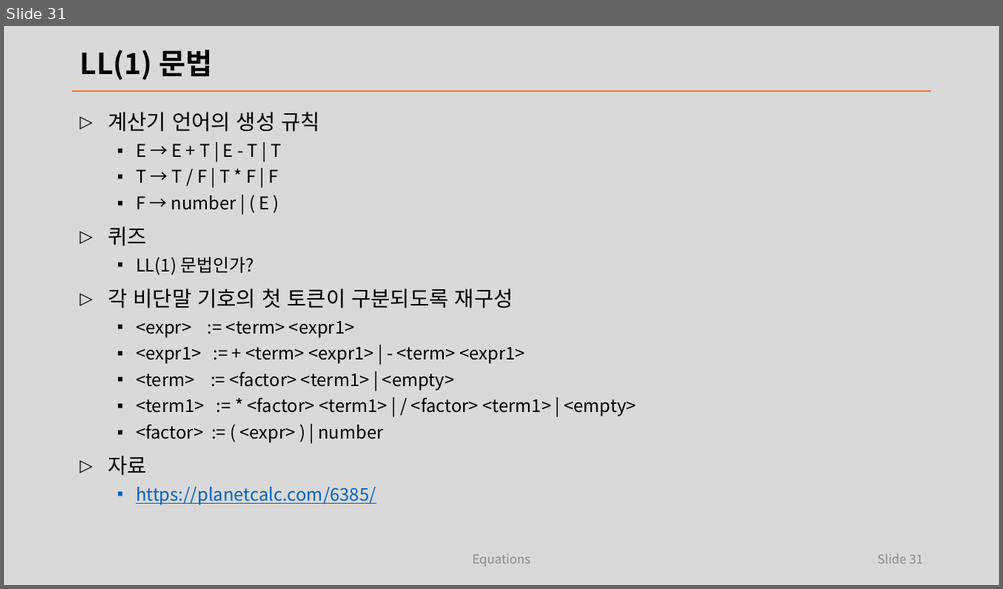
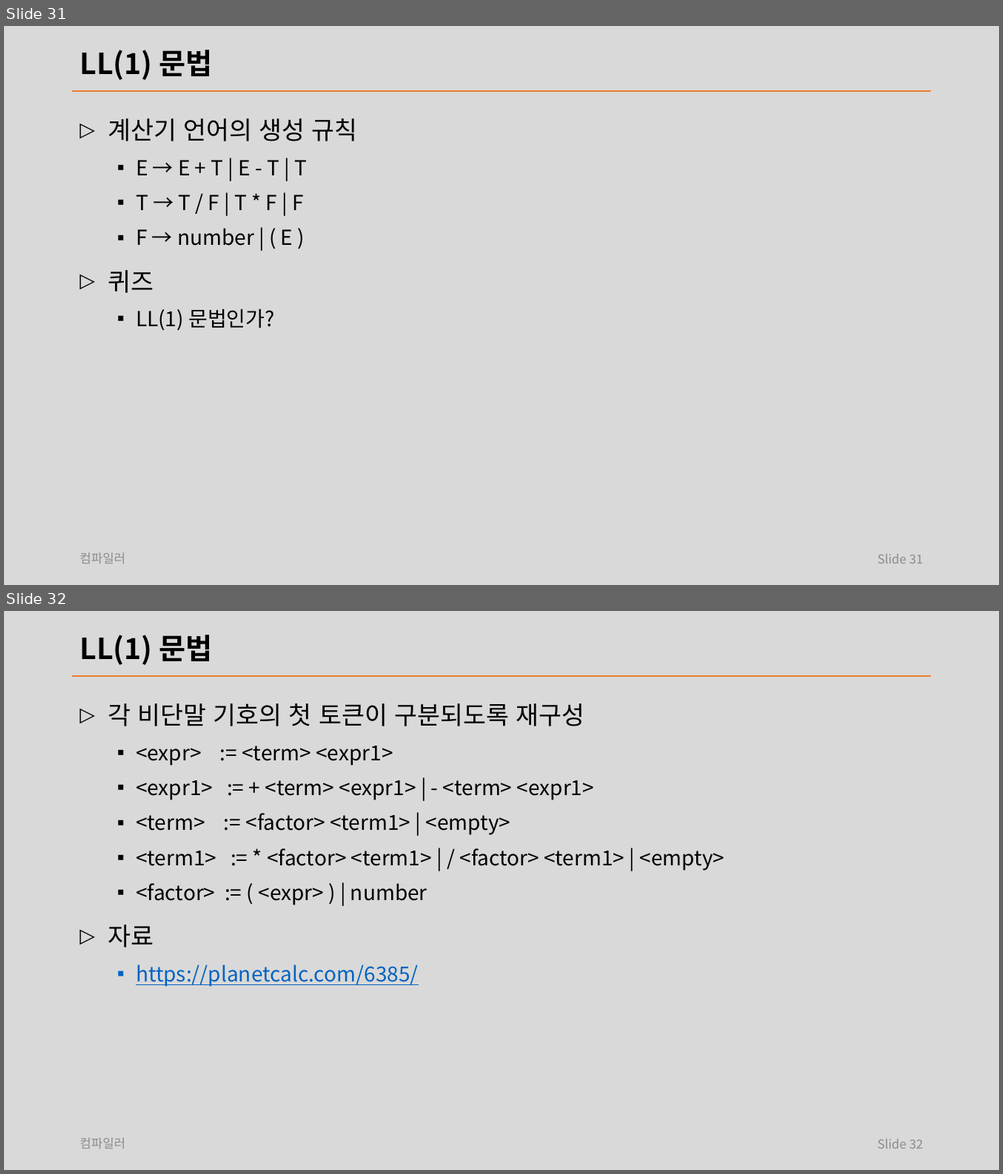
Before and after one commit to laxtools/article, a slide deck: programming/compiler/lecture/note.pptx. Shown one above the other, each under a label of ours: slide 31 before the commit, slides 31 and 32 after it. The pictures are 1003x589 and 1003x1174 pixels, drawn with LibreOffice and Linux fonts; fonts in the diff are those of the drawing. Boxes give left, top, right and bottom in pixels: in the first picture for what was removed or moved away, otherwise in the second. Text is boxed around its words. In the diff, an @@ line names an element or a change of style, - is before the commit and + after.

```diff
--- a/programming/compiler/lecture/note.pptx
+++ b/programming/compiler/lecture/note.pptx
@@ slide 32 added at [4, 611, 999, 1170], background #D9D9D9; not listed: 1 template element that a slide beside it also shows @@
@@ title added at [79, 635, 212, 665], 28 pt, text #000000, bold @@
+LL(1) 문법
@@ text added at [108, 703, 725, 987], 20 pt, text #000000 @@
+▷ 각 비단말 기호의 첫 토큰이 구분되도록 재구성
+  ▪ <expr> := <term> <expr1>
+  ▪ <expr1> := + <term> <expr1> | - <term> <expr1>
+  ▪ <term> := <factor> <term1> | <empty>
+  ▪ <term1> := * <factor> <term1> | / <factor> <term1> | <empty>
+  ▪ <factor> := ( <expr> ) | number
+▷ 자료
+  ▪ https://planetcalc.com/6385/
@@ text added at [79, 1138, 125, 1149], 12 pt, text #8C8C8C @@
+컴파일러
@@ page number added at [877, 1139, 923, 1149], 12 pt, text #8C8C8C @@
+Slide 32
@@ slide 31 changed as well @@
@@ text "계산기 언어의 생성 규칙" at [108, 118, 358, 331]: size 20.4 to 24 pt in "계산기 언어의 생성 규칙", "퀴즈"; size 17 to 20 pt in "E → E + T | E ...", "T → T / F | T ...", "F → number | ( E )", "LL(1) 문법인가?"; line spacing 1 to 1.2 @@
@@ text at [108, 289, 636, 506]: paragraphs removed @@
-▷ 각 비단말 기호의 첫 토큰이 구분되도록 재구성
-  ▪ <expr> := <term> <expr1>
-  ▪ <expr1> := + <term> <expr1> | - <term> <expr1>
-  ▪ <term> := <factor> <term1> | <empty>
-  ▪ <term1> := * <factor> <term1> | / <factor> <term1> | <empty>
-  ▪ <factor> := ( <expr> ) | number
-▷ 자료
-  ▪ https://planetcalc.com/6385/
@@ text added at [79, 553, 125, 564], 12 pt, text #8C8C8C @@
+컴파일러
@@ text removed at [472, 554, 531, 567] @@
-Equations
```
Also in this commit, not shown: 70 other slides changed, 3 other slides added, 3 slides removed, 5 other files.
